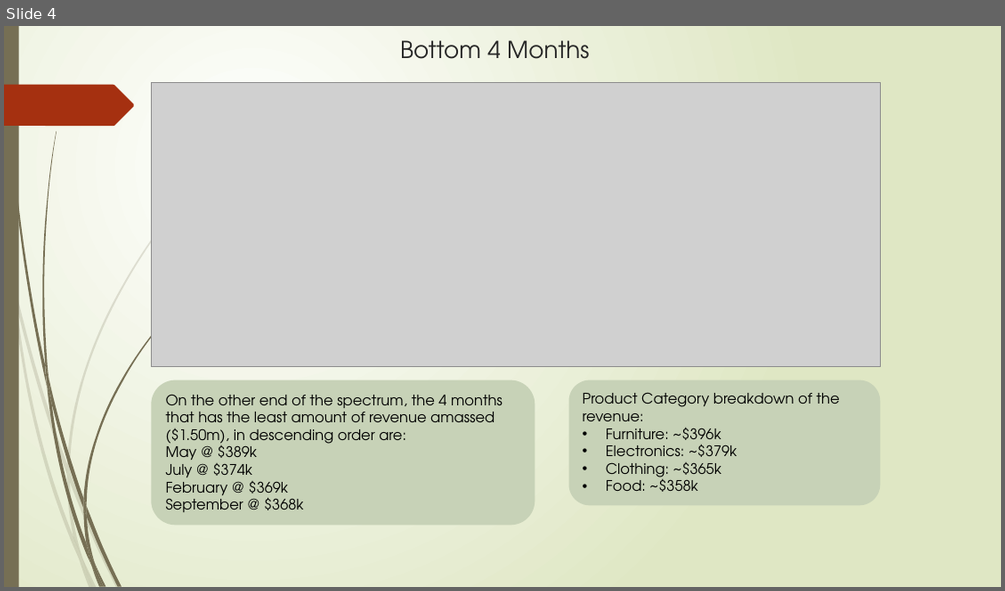
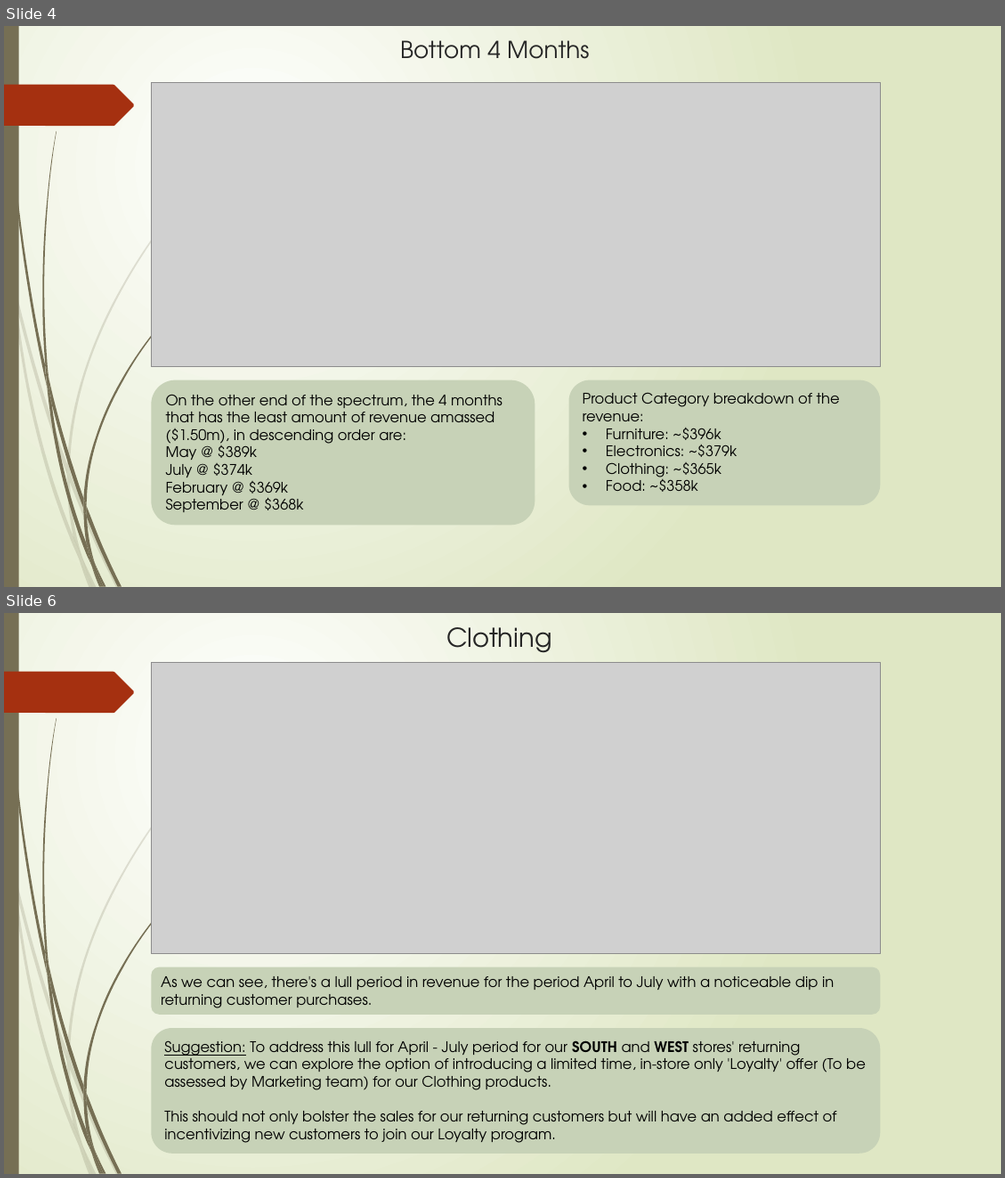
Before and after one commit to daryl-san/Online-Sales, a slide deck: Analysis/Store Sales Analysis presentation.pptx. Shown one above the other, each under a label of ours: slide 4 before the commit, slides 4 and 6 after it; the slides between them are not shown. The pictures are 1005x591 and 1005x1178 pixels, drawn with LibreOffice and Linux fonts; fonts in the diff are those of the drawing; grey boxes stand for pictures. Boxes give left, top, right and bottom in pixels: in the first picture for what was removed or moved away, otherwise in the second. Text is boxed around its words. In the diff, an @@ line names an element or a change of style, - is before the commit and + after.

Commit message:
Finalizing Powerpoint of Analysis
Finalised the powerpoint covering the analysis, data visualization and measures, and provided recommendation to address sale weakpoints backed by data and reasoning.

```diff
--- a/Analysis/Store Sales Analysis presentation.pptx
+++ b/Analysis/Store Sales Analysis presentation.pptx
@@ slide 6 added at [4, 613, 1001, 1174], background gradient #FFFFFF to #DFE8C4; not listed: 24 template elements that a slide beside it also shows @@
@@ title added at [446, 627, 552, 653], 25 pt, text #262626 @@
+Clothing
@@ picture added at [152, 662, 881, 953] @@
@@ rounded rectangle added at [152, 966, 881, 1013], fill #C7D2B7, 14 pt, text #000000 @@
+As we can see, there's a lull period in revenue for the period April to July with a noticeable dip in returning customer purchases.
@@ rounded rectangle added at [152, 1028, 881, 1153], fill #C7D2B7, 14 pt, text #000000 @@
+Suggestion: To address this lull for April - July period for our SOUTH and WEST stores' returning customers, we can explore the option of introducing a limited time, in-store only 'Loyalty' offer (To be assessed by Marketing team) for our Clothing products.
+This should not only bolster the sales for our returning customers but will have an added effect of incentivizing new customers to join our Loyalty program.
```
Also in this commit, not shown: 3 slides changed, 1 other slide added.
